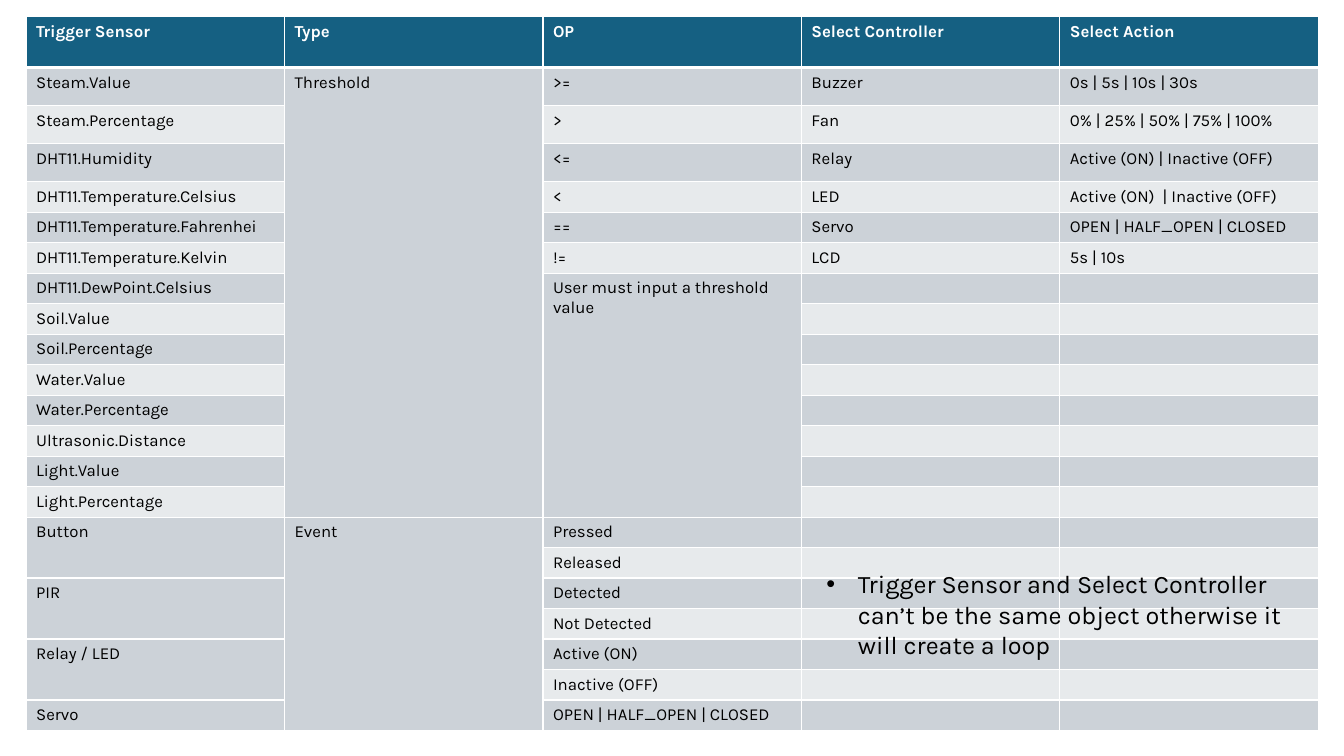
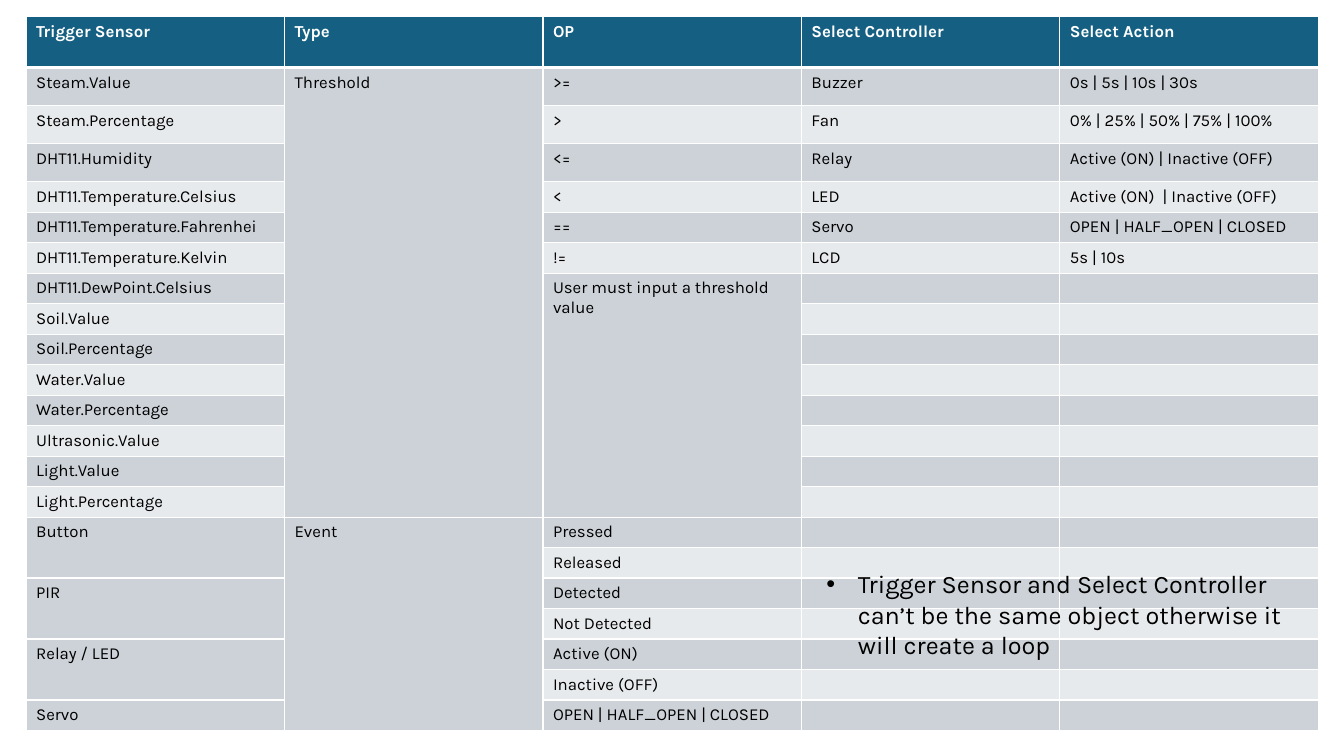
Before and after one commit to evianzhow/sep728-group-2-smart-farm, a slide deck: slide 10 of SEP728 Project Frontend Prototype.pptx. Drawn at 1344x756 pixels with LibreOffice and Linux fonts; fonts in the diff are those of the drawing. Boxes give left, top, right and bottom in pixels: in the first picture for what was removed or moved away, otherwise in the second. Text is boxed around its words. In the diff, an @@ line names an element or a change of style, - is before the commit and + after.

```diff
--- a/SEP728 Project Frontend Prototype.pptx
+++ b/SEP728 Project Frontend Prototype.pptx
@@ table at [26,17,1317,732] @@
-row 13, column 1: Ultrasonic.Distance
+row 13, column 1: Ultrasonic.Value
```
Also in this commit, not shown: 1 other file.
